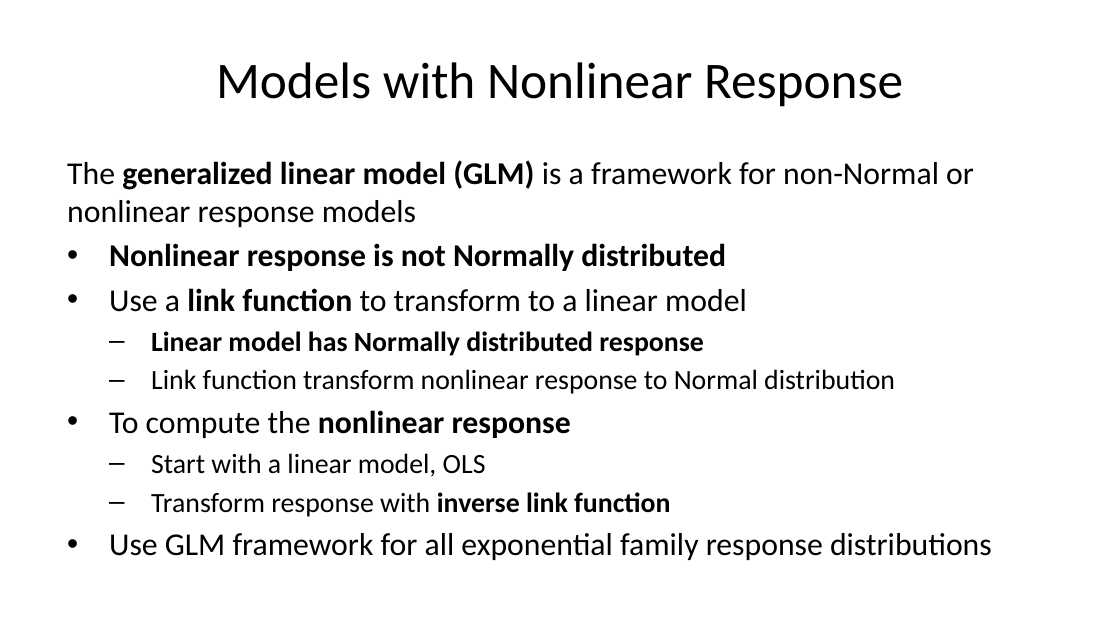
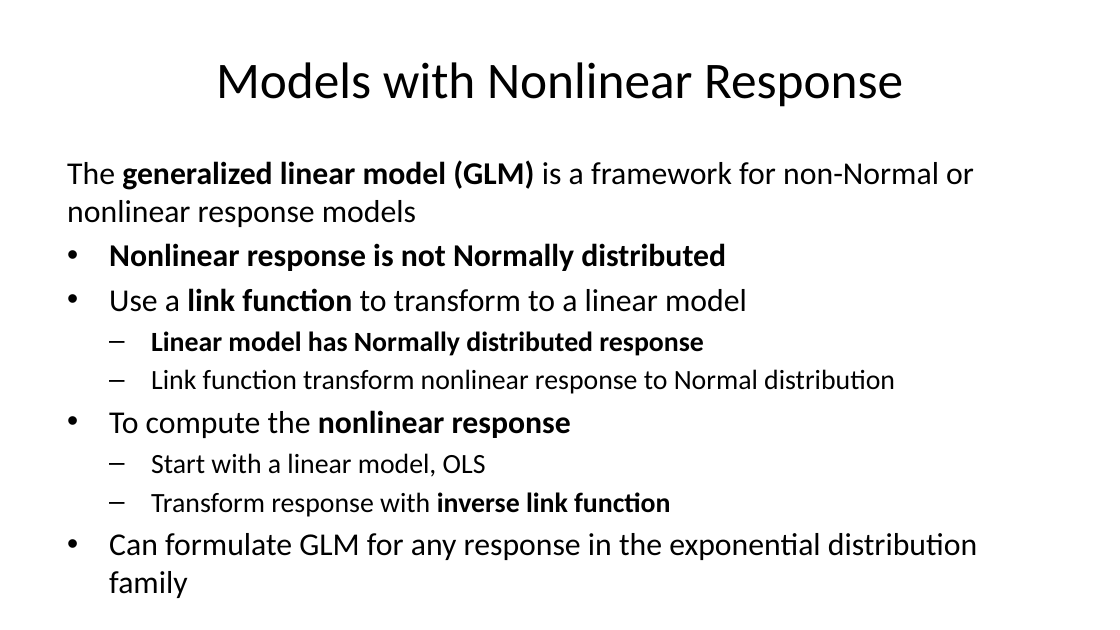
Before and after one commit to StephenElston/CSCI-E-83, a slide deck: slide 24 of LectureSlides/09_GeneralizingTheLinearModel.pptx. Drawn at 1120x630 pixels with LibreOffice and Linux fonts; fonts in the diff are those of the drawing. Boxes give left, top, right and bottom in pixels: in the first picture for what was removed or moved away, otherwise in the second. Text is boxed around its words. In the diff, an @@ line names an element or a change of style, - is before the commit and + after.

```diff
--- a/LectureSlides/09_GeneralizingTheLinearModel.pptx
+++ b/LectureSlides/09_GeneralizingTheLinearModel.pptx
@@ text at [109, 533, 977, 560]: text changed @@
-• Use GLM framework for all exponential family response distributions
+• Can formulate GLM for any response in the exponential distribution family
```
Also in this commit, not shown: 13 other slides changed.
